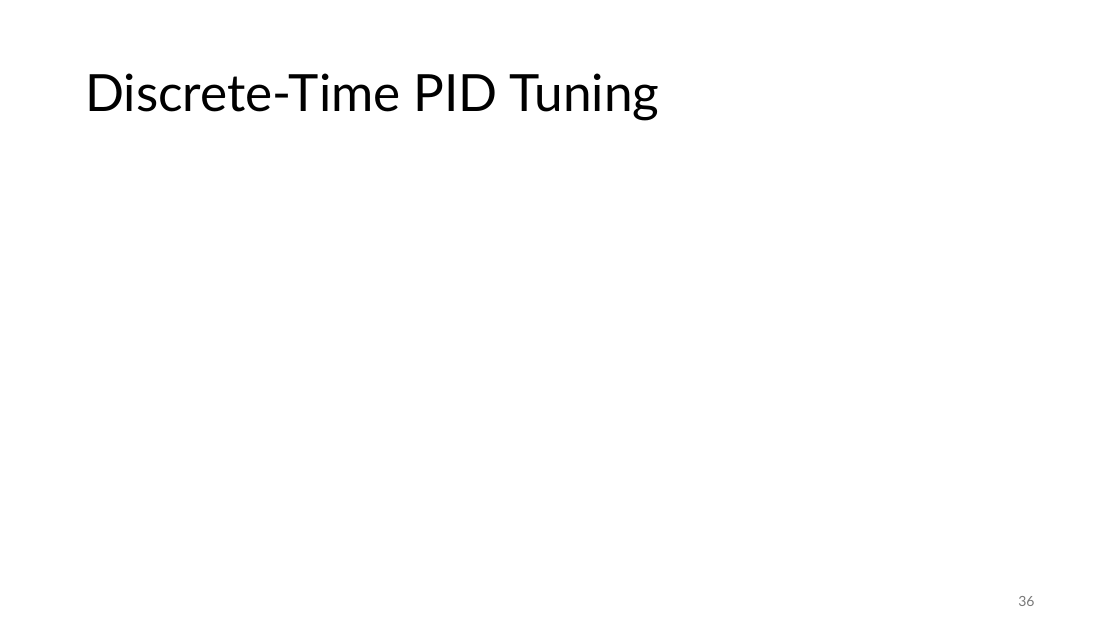
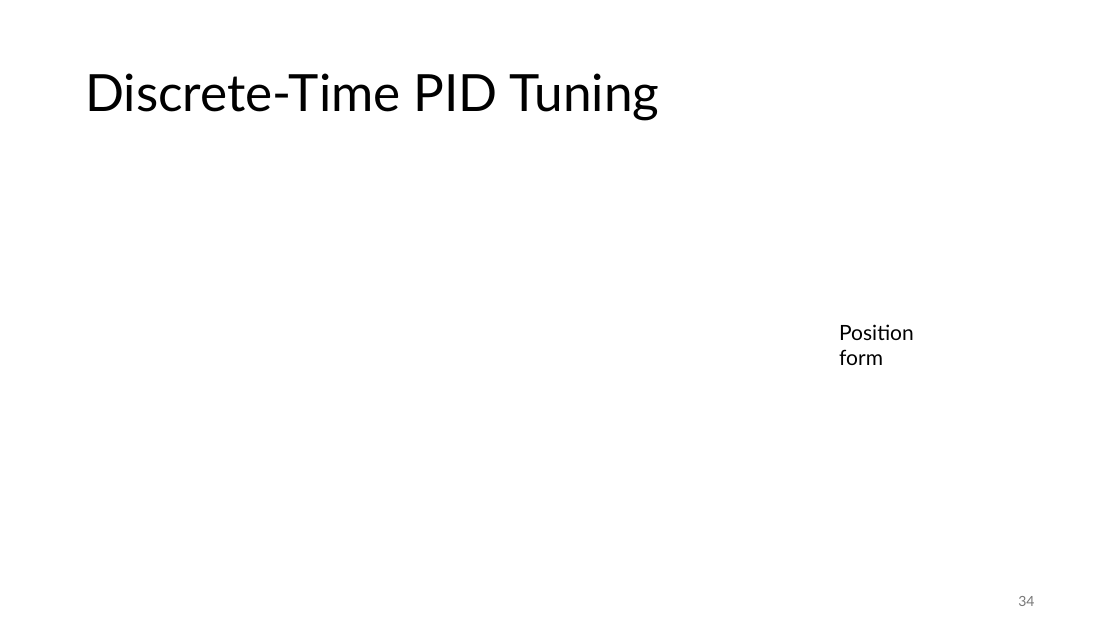
Before and after one commit to FelixWick/control_engineering, a slide deck: slide 34 of slides/6_discrete_controllers.pptx (slide 36 before the commit). Drawn at 1120x630 pixels with LibreOffice and Linux fonts; fonts in the diff are those of the drawing; grey boxes stand for pictures. Boxes give left, top, right and bottom in pixels: in the first picture for what was removed or moved away, otherwise in the second. Text is boxed around its words. In the diff, an @@ line names an element or a change of style, - is before the commit and + after.

Commit message:
discrete-time continued

```diff
--- a/slides/6_discrete_controllers.pptx
+++ b/slides/6_discrete_controllers.pptx
@@ text added at (839,324,914,365), 18 pt, text #000000 @@
+Position form
@@ page number at (1018,596,1034,606): text changed @@
-36
+34
```
Also in this commit, not shown: 8 other slides changed, 3 slides added, 3 slides removed, 2 other files.
